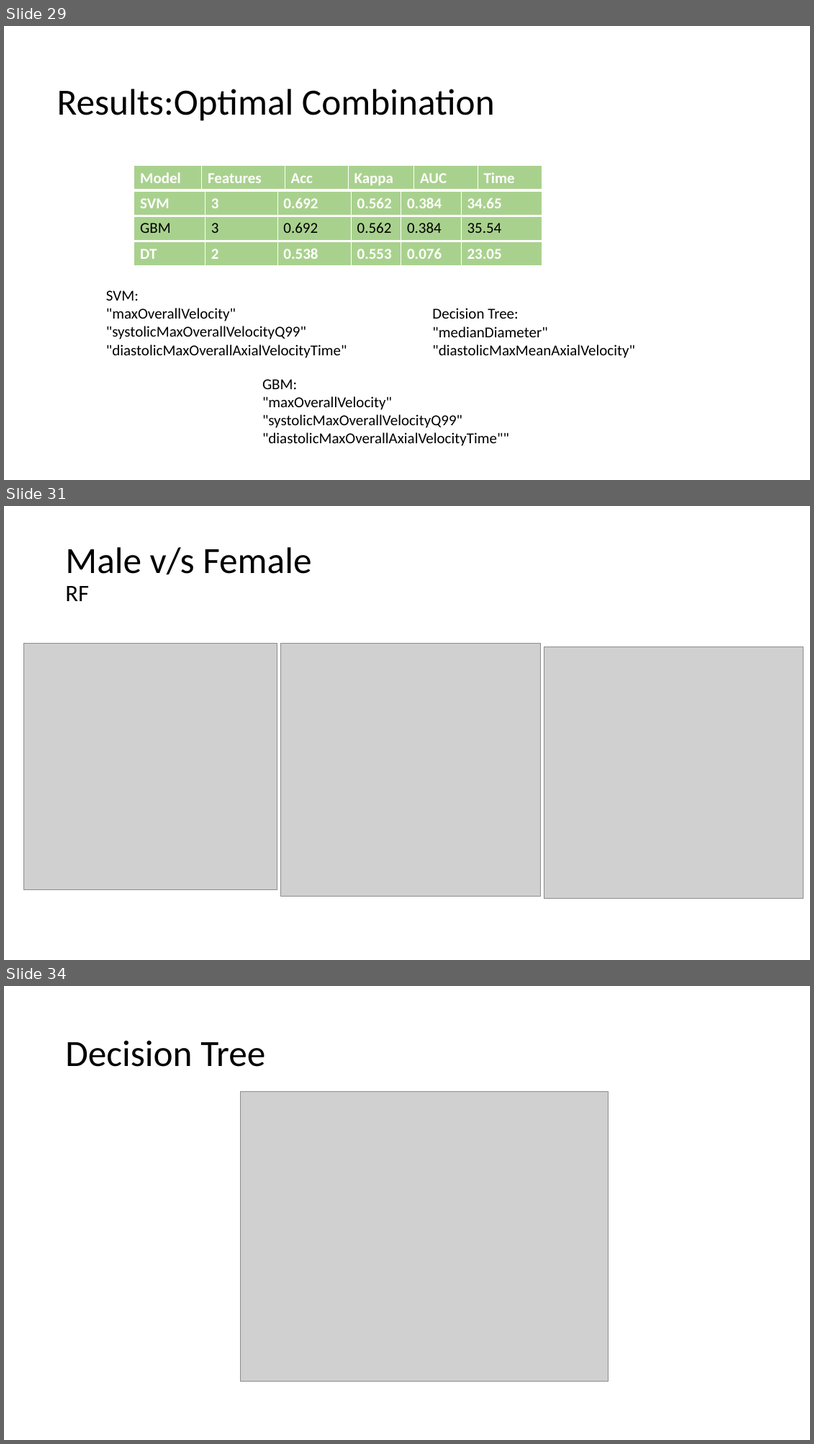
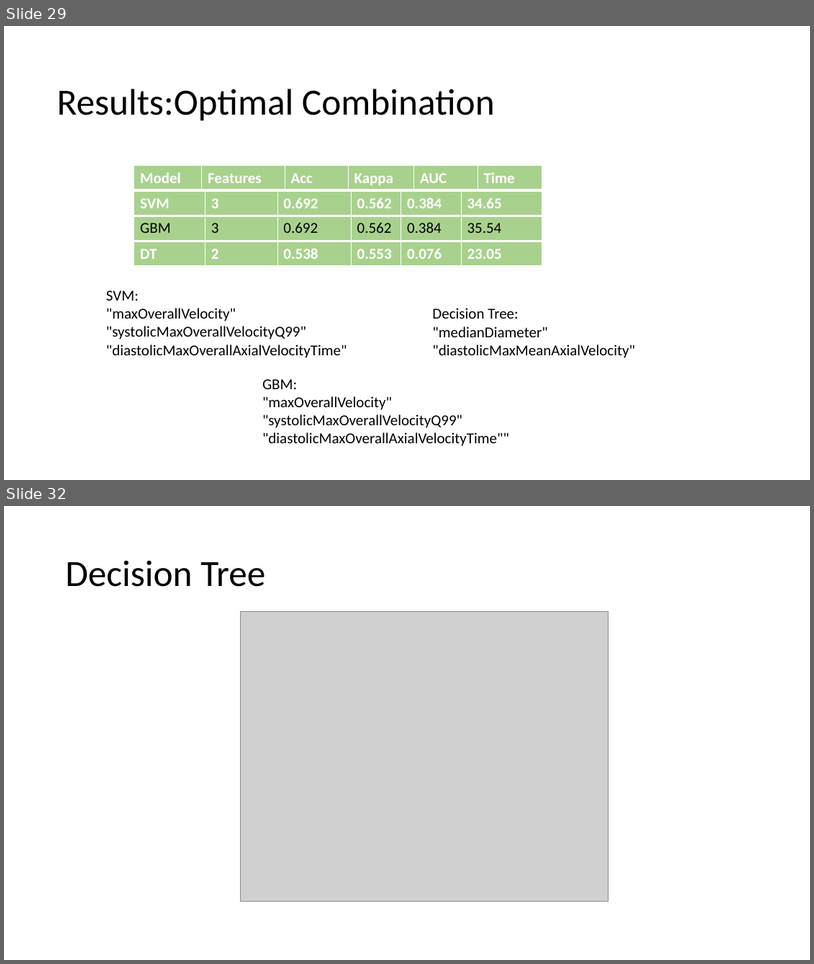
Before and after one commit to AtrayeeNeog/Cardio-Classifier-HIWi, a slide deck: Reports/Final.pptx. Shown one above the other, each under a label of ours: slides 29, 31 and 34 before the commit, slides 29 and 32 after it; the slides between them are not shown. The pictures are 814x1444 and 814x964 pixels, drawn with LibreOffice and Linux fonts; fonts in the diff are those of the drawing; grey boxes stand for pictures. Boxes give left, top, right and bottom in pixels: in the first picture for what was removed or moved away, otherwise in the second. Text is boxed around its words. In the diff, an @@ line names an element or a change of style, - is before the commit and + after.

```diff
--- a/Reports/Final.pptx
+++ b/Reports/Final.pptx
@@ slide 31 removed at <box>4,506,810,960</box>, background #FFFFFF @@
@@ title removed at <box>65,547,311,601</box> @@
-Male v/s Female
-RF
@@ picture removed at <box>24,644,278,890</box> @@
@@ picture removed at <box>281,644,541,896</box> @@
@@ picture removed at <box>544,646,803,898</box> @@
@@ what was slide 34 is now slide 32 @@
```
Also in this commit, not shown: 2 slides changed, 1 other slide removed.
